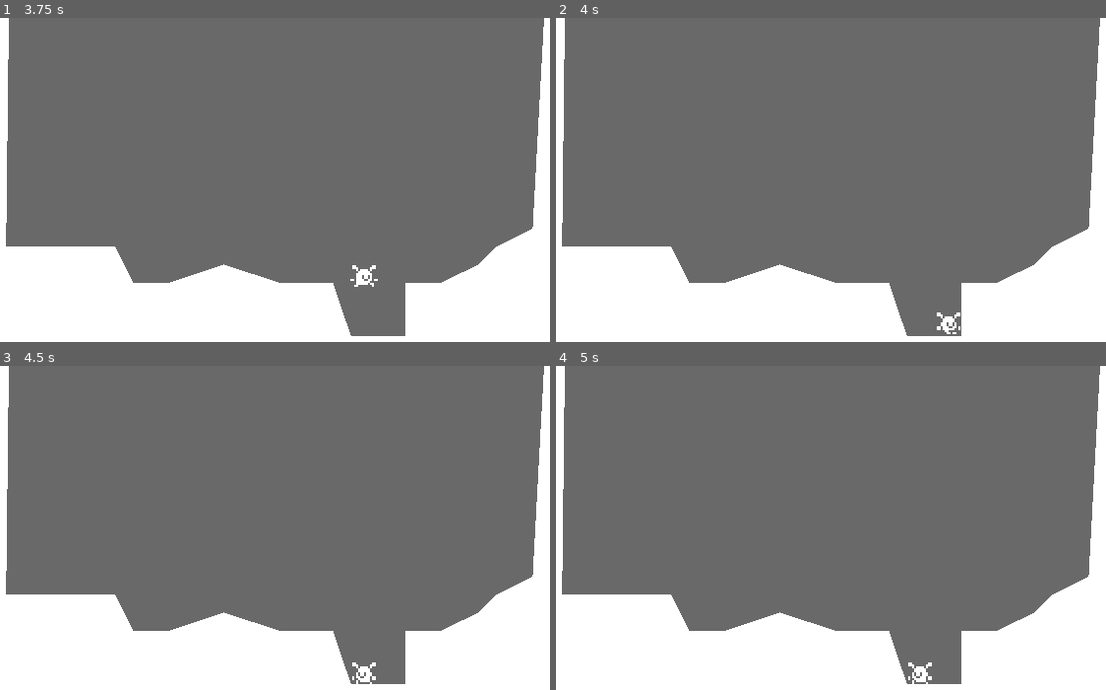
Above: before the commit, frames 1-4 (two rows, left to right).
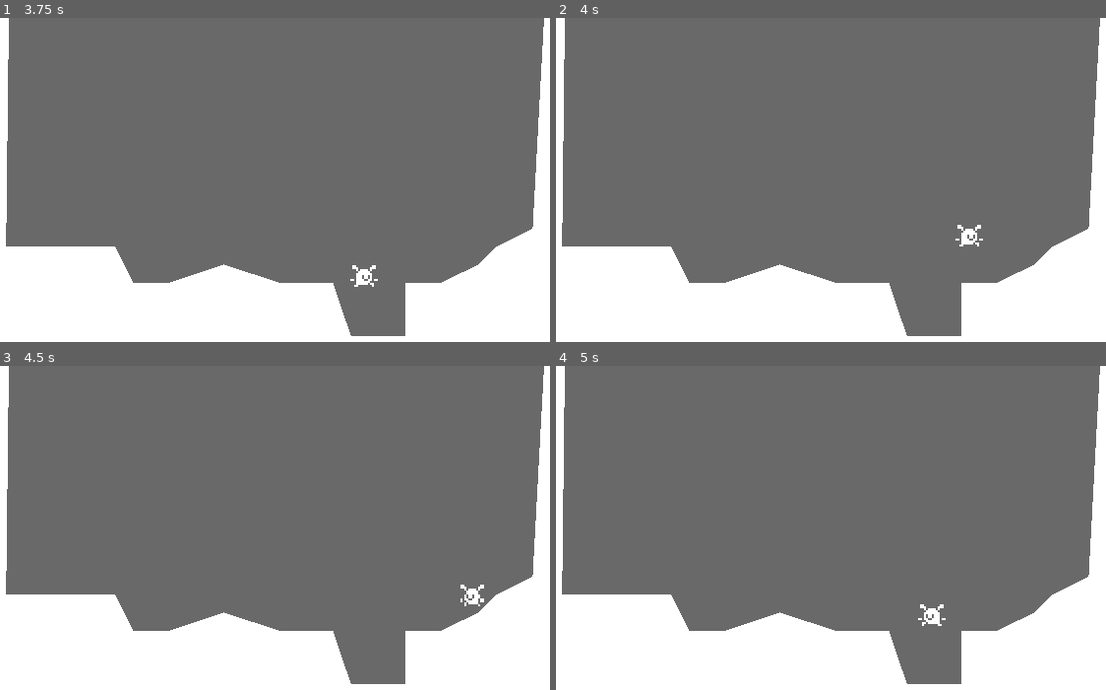
Above: after the commit, the same moments.

Repository: bgudna/sdf1
Game: Godot game, scene res://world.tscn
Two runs of this game, one before a commit and one after it. Both use one fixed random seed, a clock stepped at 60 frames per second and the inputs below.
Inputs:
- Up to frame 1 (3.75 s): tap Enter (ui_accept) at 0.5, 0.77, 1.52, 3.02 s; hold Right (ui_right) 0.53-2.03 s; hold Left (ui_left) 2.03-2.78 s; hold Right (ui_right) from 2.78 s (still down)
- Up to frame 2 (4 s): keep holding Right (ui_right); tap Enter (ui_accept) at 3.77 s
- Up to frame 3 (4.5 s): release Right (ui_right) at 4.28 s; hold Left (ui_left) from 4.28 s (still down)
- Up to frame 4 (5 s): keep holding Left (ui_left); tap Enter (ui_accept) at 4.52 s

Frame 1 is identical in both runs. In frame 2, 0.3% of the frame differs, in the area x 69-78%, y 63-98%; in frame 3, 0.3%; in frame 4, 0.3%, in the area x 64-71%, y 73-99%.

Commit message:
tweaking jumping

Diff:
--- a/player.gd
+++ b/player.gd
@@ -8,6 +8,7 @@
 var gravity = ProjectSettings.get_setting("physics/2d/default_gravity")
 
 @onready var animated_sprite_2d = $AnimatedSprite2D
+@onready var c_jump_timer = $CJumpTimer
 
 func _physics_process(delta):
 	add_gravity(delta)
@@ -17,17 +18,21 @@
 	handle_speedup(input_axis, delta)
 	apply_some_friction(input_axis, delta)
 	update_animations(input_axis)
+	var was_on_floor = is_on_floor()
 	move_and_slide()
+	var just_left_ledge = was_on_floor and not is_on_floor() and velocity.y >= 0
+	if just_left_ledge:
+		c_jump_timer.start()
 
 func add_gravity(delta):
 	if not is_on_floor():
 		velocity.y += gravity * delta
 
 func handle_jumping():
-		if is_on_floor():
+		if is_on_floor() or c_jump_timer.time_left > 0.0:
 			if Input.is_action_just_pressed("ui_accept"):
 				velocity.y = JUMP_VELOCITY
-		else:
+		if not is_on_floor():
 			if Input.is_action_just_released("ui_accept") and velocity.y < JUMP_VELOCITY / 2 :
 				velocity.y = JUMP_VELOCITY / 2
 
--- a/player.tscn
+++ b/player.tscn
@@ -102,3 +102,6 @@
 position = Vector2(0, -5.5)
 scale = Vector2(0.795918, 0.807128)
 shape = SubResource("RectangleShape2D_ir4tk")
+
+[node name="CJumpTimer" type="Timer" parent="."]
+wait_time = 0.02
